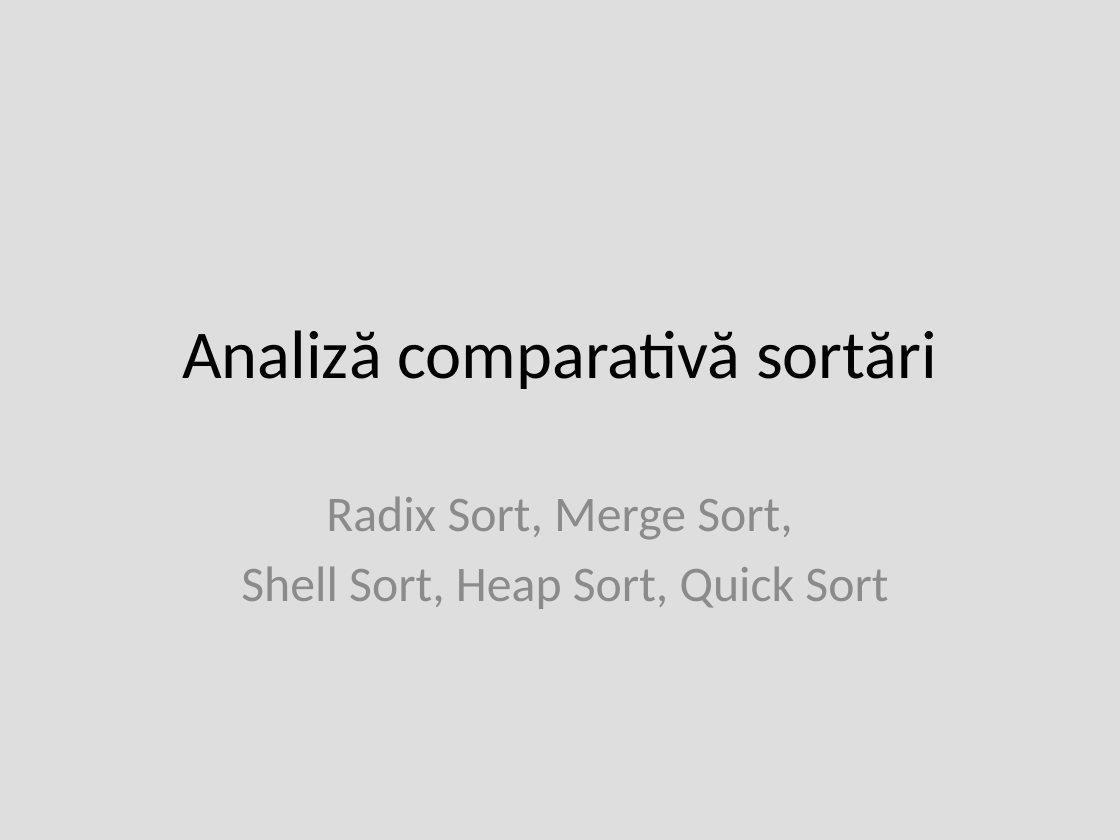
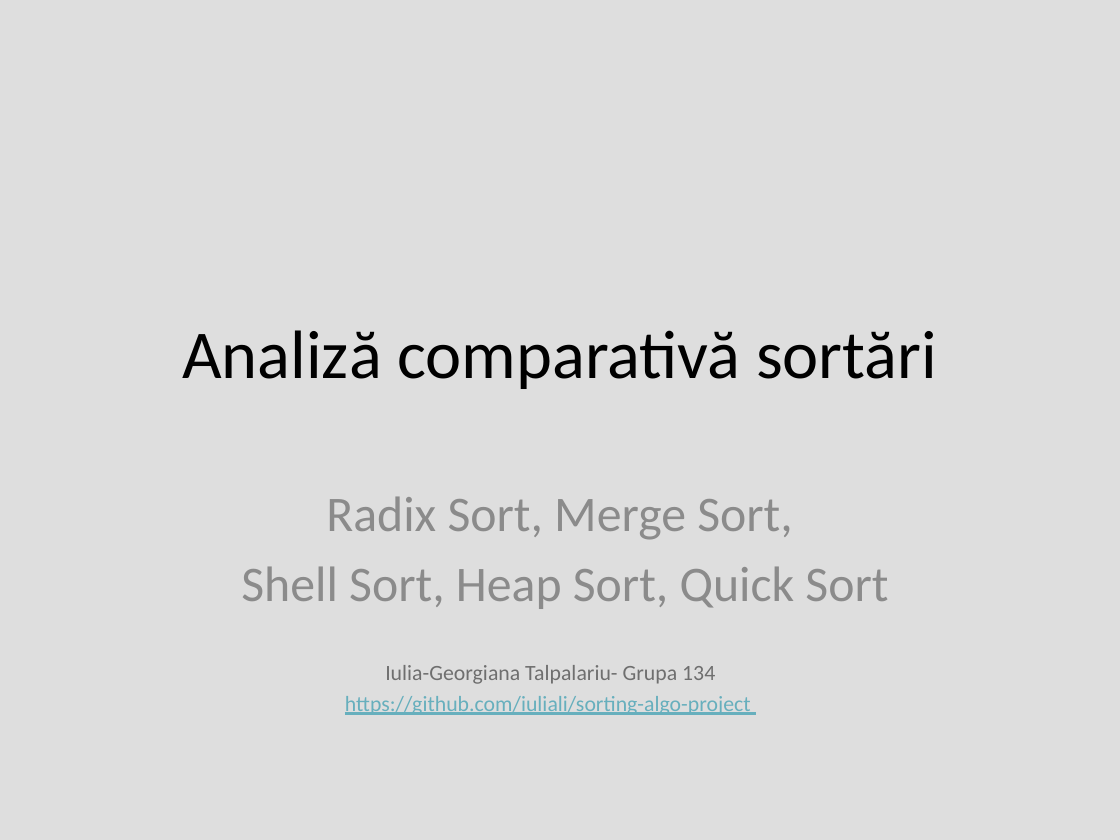
Before and after one commit to iuliali/sorting-algo-project, a slide deck: slide 1 of Analiză comparativă sortări.pptx. Drawn at 1120x840 pixels with LibreOffice and Linux fonts; fonts in the diff are those of the drawing. Boxes give left, top, right and bottom in pixels: in the first picture for what was removed or moved away, otherwise in the second. Text is boxed around its words. In the diff, an @@ line names an element or a change of style, - is before the commit and + after.

```diff
--- a/Analiză comparativă sortări.pptx
+++ b/Analiză comparativă sortări.pptx
@@ text added at bbox=[345, 665, 751, 715], 14 pt, text #67AFBD, underline @@
+Iulia-Georgiana Talpalariu- Grupa 134
+https://github.com/iuliali/sorting-algo-project
```
Also in this commit, not shown: 10 other slides changed, 7 slides added, 6 other files.
